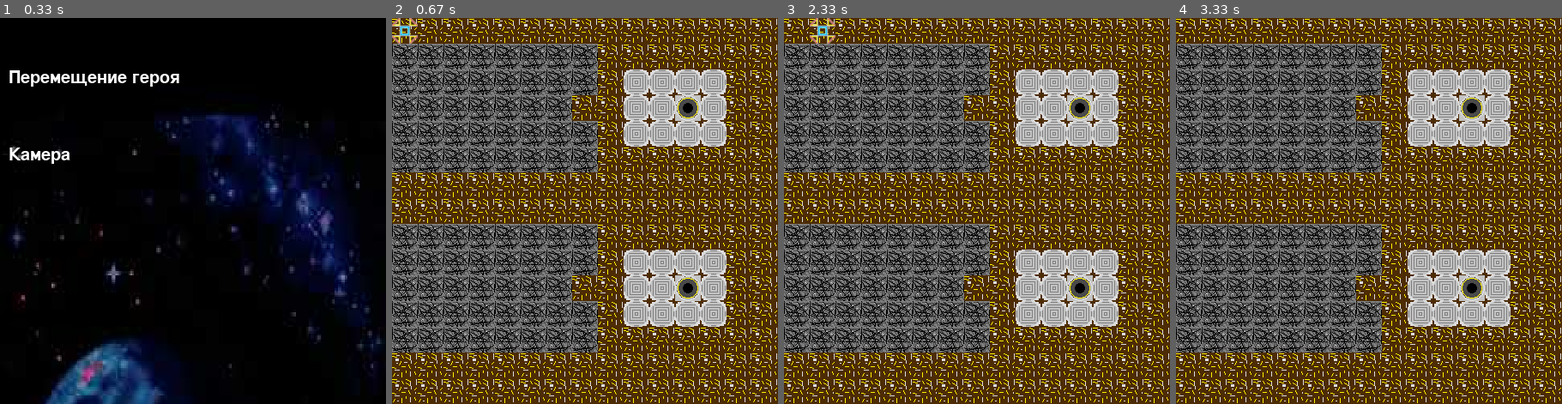
Above: before the commit, frames 1-4 (left to right).
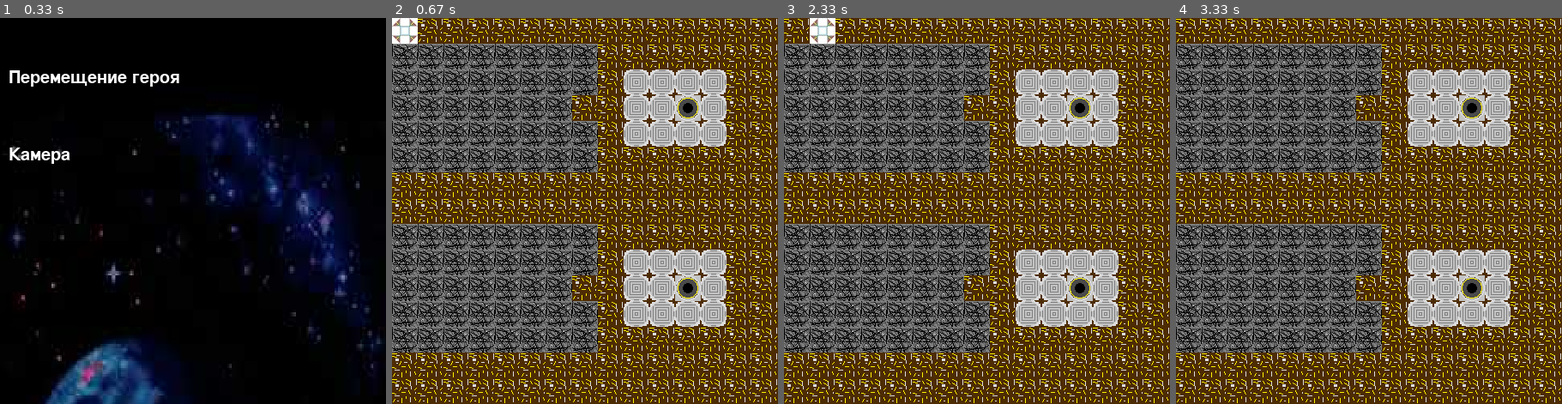
Above: after the commit, the same moments.

Repository: Zeroqube/PyGame_Project
Game: pygame game, started from Main_classes.py
The game is run twice, just before and just after one commit, with the same random seed, the same clock (stepped at 60 frames per second) and the same inputs.
Inputs:
- Up to frame 1 (0.33 s): no input
- Up to frame 2 (0.67 s): hold D from 0.33 s (still down)
- Up to frame 3 (2.33 s): release D at 0.8 s; hold W 0.83-1.13 s; hold D 1.17-1.63 s; hold S from 2.23 s (still down)
- Up to frame 4 (3.33 s): release S at 2.53 s; hold A 2.57-2.97 s; hold W from 3 s (still down)
The pictures show only the part of the screen within x 0-50%, y 0-50%; the shares and areas given below are measured in that part.

Frame 1 is identical in both runs. In frame 2, 0.4% of the frame differs, in the area x 0-7%, y 0-7%; in frame 3, 0.4%; in frame 4, nothing differs.

Commit message:
new sprites

Diff:
--- a/Main_classes.py
+++ b/Main_classes.py
@@ -25,7 +25,7 @@
     'I': load_image('I.png'),
     'R': load_image('R.png')
 }
-player_image = load_image('Glaider2.png')
+player_image = load_image('glaider.png')
 
 tile_width = 30
 tile_height = 30
Binary file added: Data/Block.png
Binary file added: Data/Grade.png
Binary file added: Data/Gun.png
Binary file added: Data/Wall.png
